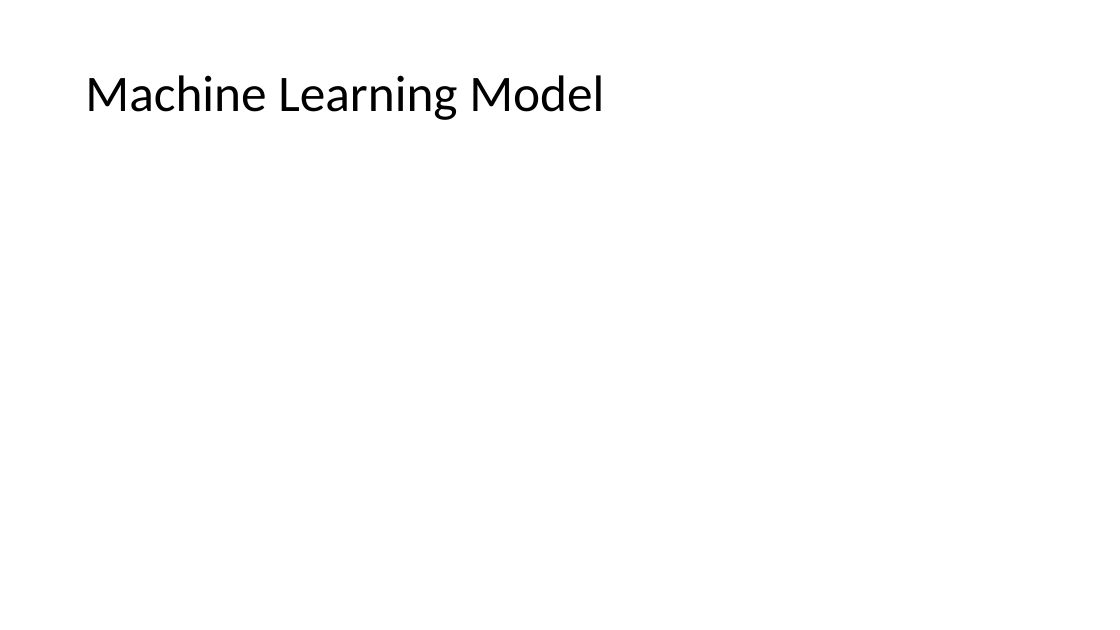
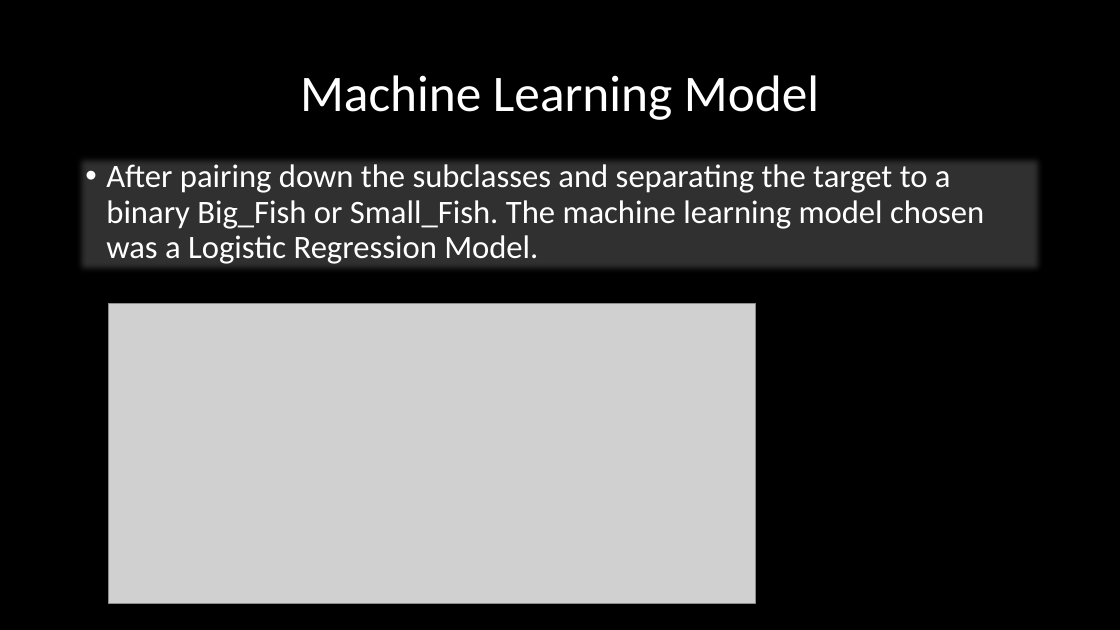
Before and after one commit to marveld21/Final-Project_Bass_Fishing_Analysis, a slide deck: slide 5 of Presentation.pptx. Drawn at 1120x630 pixels with LibreOffice and Linux fonts; fonts in the diff are those of the drawing; grey boxes stand for pictures. Boxes give left, top, right and bottom in pixels: in the first picture for what was removed or moved away, otherwise in the second. Text is boxed around its words. In the diff, an @@ line names an element or a change of style, - is before the commit and + after.

```diff
--- a/Presentation.pptx
+++ b/Presentation.pptx
@@ background #FFFFFF to #000000 @@
@@ title "Machine Learning Model" at (x1=300, y1=75, x2=819, y2=120): text colour #000000 to #FFFFFF; alignment left to centre @@
@@ text added at (x1=77, y1=155, x2=1044, y2=273), fill #FFFFFF at 19% opacity, 28 pt, text #FFFFFF @@
+• After pairing down the subclasses and separating the target to a binary Big_Fish or Small_Fish. The machine learning model chosen was a Logistic Regression Model.
@@ picture added at (x1=108, y1=303, x2=755, y2=604) @@
```
Also in this commit, not shown: 1 other slide changed, 6 slides added, 3 slides removed, 1 other file.
